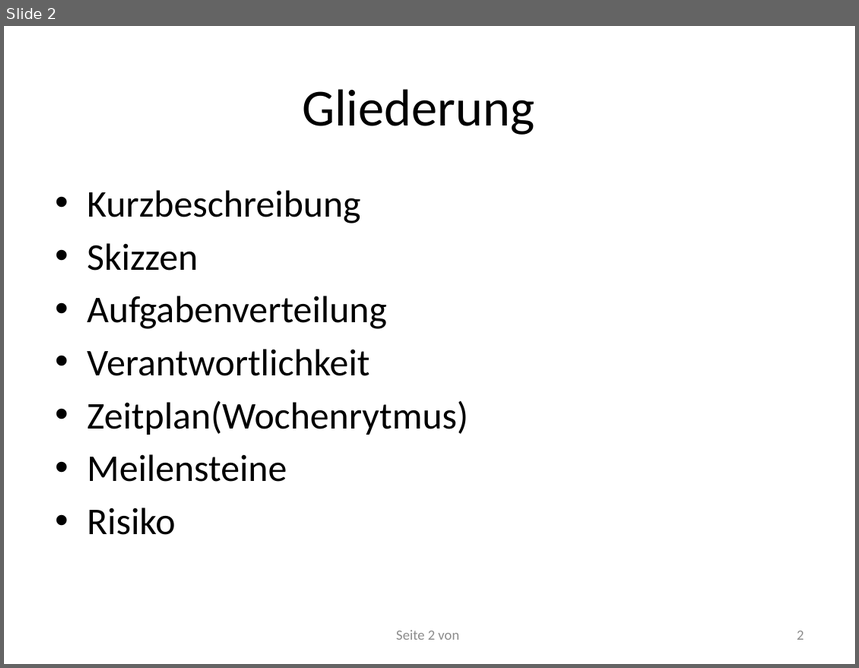
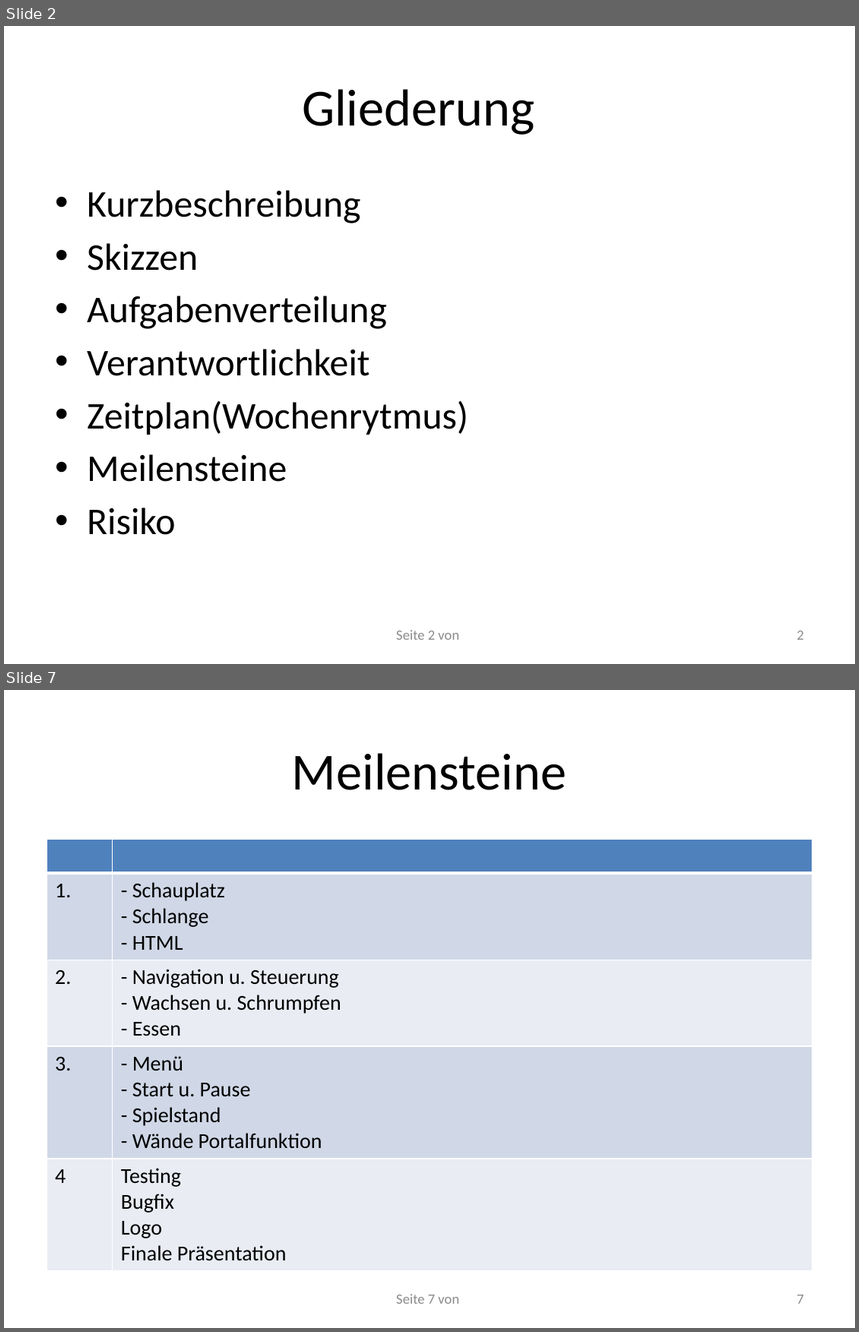
Before and after one commit to RamoramaInteractive/GDV-Projekt, a slide deck: Planungspraesentation-Mitte Juni/Planungspräsentation V. 1.pptx. Shown one above the other, each under a label of ours: slide 2 before the commit, slides 2 and 7 after it; the slides between them are not shown. The pictures are 859x668 and 859x1332 pixels, drawn with LibreOffice and Linux fonts; fonts in the diff are those of the drawing. Boxes give left, top, right and bottom in pixels: in the first picture for what was removed or moved away, otherwise in the second. Text is boxed around its words. In the diff, an @@ line names an element or a change of style, - is before the commit and + after.

Commit message:
Präsentation, Logo, Skizze

```diff
--- a/Planungspraesentation-Mitte Juni/Planungspräsentation V. 1.pptx
+++ b/Planungspraesentation-Mitte Juni/Planungspräsentation V. 1.pptx
@@ slide 7 added at [4,690,855,1328], background #FFFFFF @@
@@ title added at [292,753,567,790], 44 pt, text #000000 @@
+Meilensteine
@@ table added at [47,839,813,1265], 5 rows, 2 columns @@
+ | 
+1. | - Schauplatz / - Schlange / - HTML
+2. | - Navigation u. Steuerung / - Wachsen u. Schrumpfen / - Essen
+3. | - Menü / - Start u. Pause / - Spielstand / - Wände Portalfunktion
+4 | Testing / Bugfix / Logo / Finale Präsentation
@@ page number added at [396,1294,459,1304], 12 pt, text #8C8C8C @@
+Seite 7 von
@@ page number added at [797,1295,804,1304], 12 pt, text #8C8C8C @@
+7
```
Also in this commit, not shown: 3 slides changed, 2 other slides added, 4 slides removed, 3 other files.
